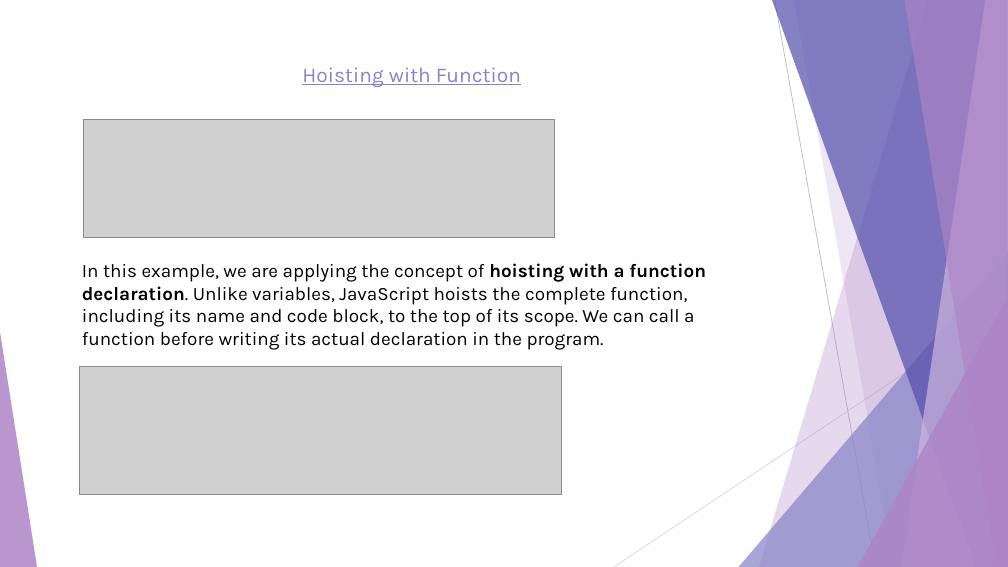
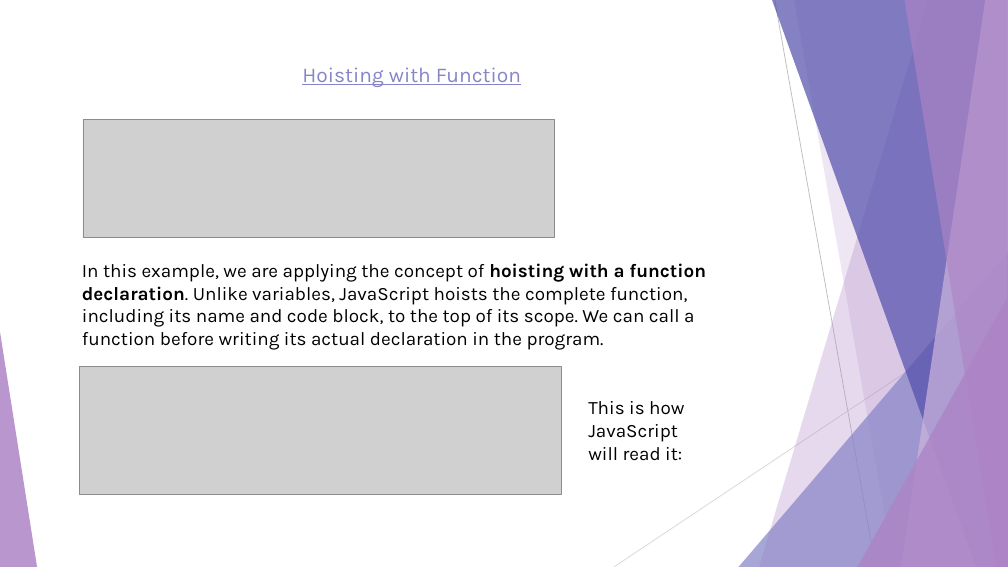
Before and after one commit to romaisa-99/Internship, a slide deck: slide 9 of Day 7/Hoisting.pptx. Drawn at 1008x567 pixels with LibreOffice and Linux fonts; fonts in the diff are those of the drawing; grey boxes stand for pictures. Boxes give left, top, right and bottom in pixels: in the first picture for what was removed or moved away, otherwise in the second. Text is boxed around its words. In the diff, an @@ line names an element or a change of style, - is before the commit and + after.

```diff
--- a/Day 7/Hoisting.pptx
+++ b/Day 7/Hoisting.pptx
@@ text added at box(588, 401, 684, 461), 18 pt, text #000000 @@
+This is how JavaScript will read it:
```
Also in this commit, not shown: 6 other slides changed, 3 slides added, 3 slides removed, 6 other files.
